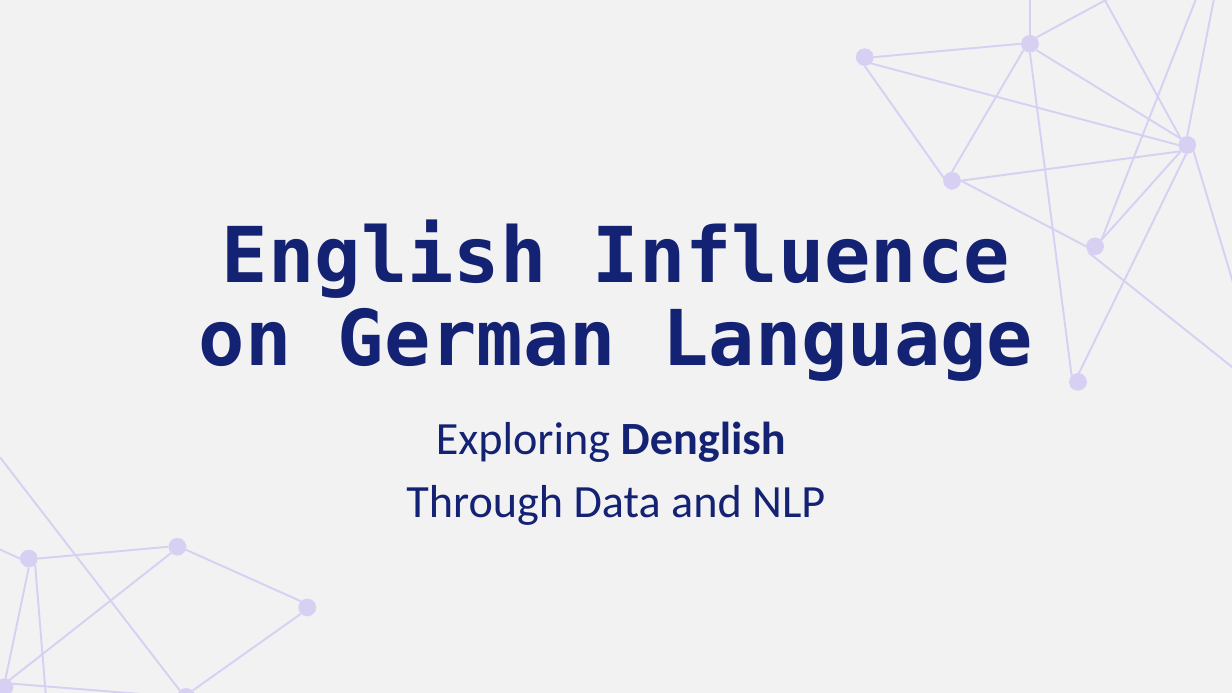
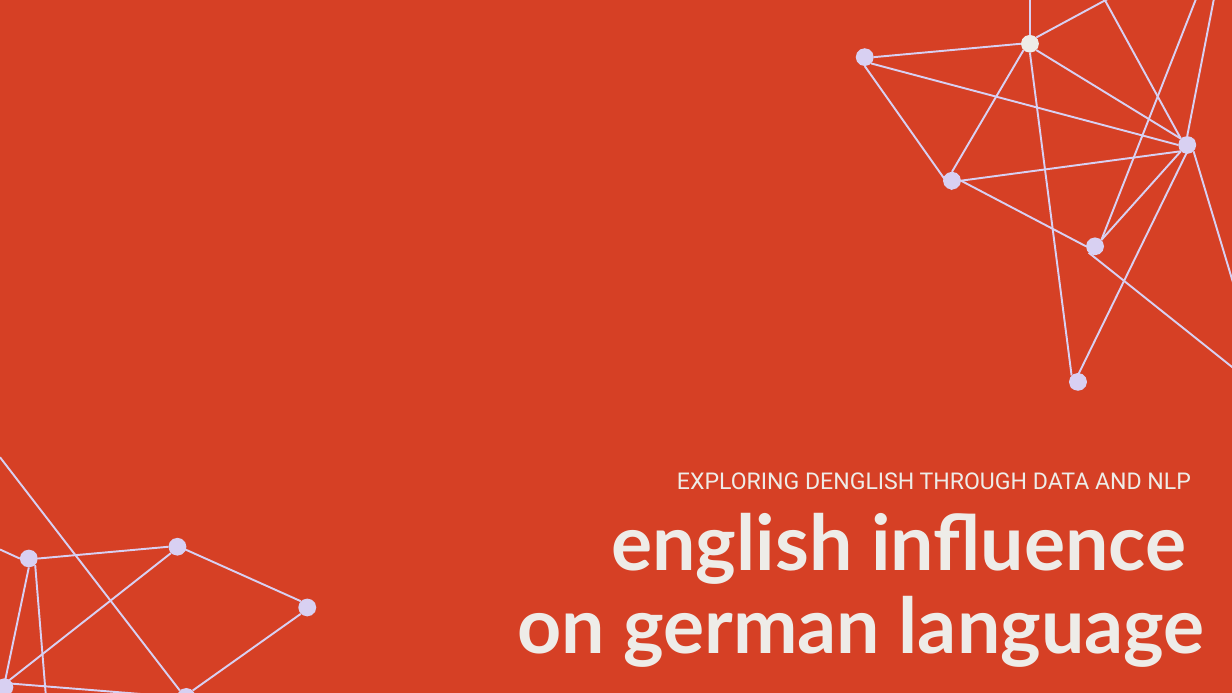
Before and after one commit to halfpintutopia/DA-deutsch-englisch-einfluss, a slide deck: slide 1 of DA_Final_Presentation.pptx. Drawn at 1232x693 pixels with LibreOffice and Linux fonts; fonts in the diff are those of the drawing. Boxes give left, top, right and bottom in pixels: in the first picture for what was removed or moved away, otherwise in the second. Text is boxed around its words. In the diff, an @@ line names an element or a change of style, - is before the commit and + after.

Commit message:
New design on presentation

```diff
--- a/DA_Final_Presentation.pptx
+++ b/DA_Final_Presentation.pptx
@@ background #F2F2F2 to #D64025 @@
@@ ellipse at [1021,35,1039,53]: fill #D8D0F2 to #EEECE8 @@
@@ subtitle at [677,472,1190,489]: text changed; size 36 to 18 pt; font Calibri to Roboto; text colour #142273 to #EEECE8 @@
-Exploring Denglish
-Through Data and NLP
+EXPLORING DENGLISH THROUGH DATA AND NLP
@@ title at [517,512,1205,666]: text changed; font DejaVu Sans Mono to Lato; text colour #142273 to #EEECE8 @@
-English Influence on German Language
+english influence
+on german language
```
Also in this commit, not shown: 9 other slides changed, 3 slides added, 2 slides removed.
